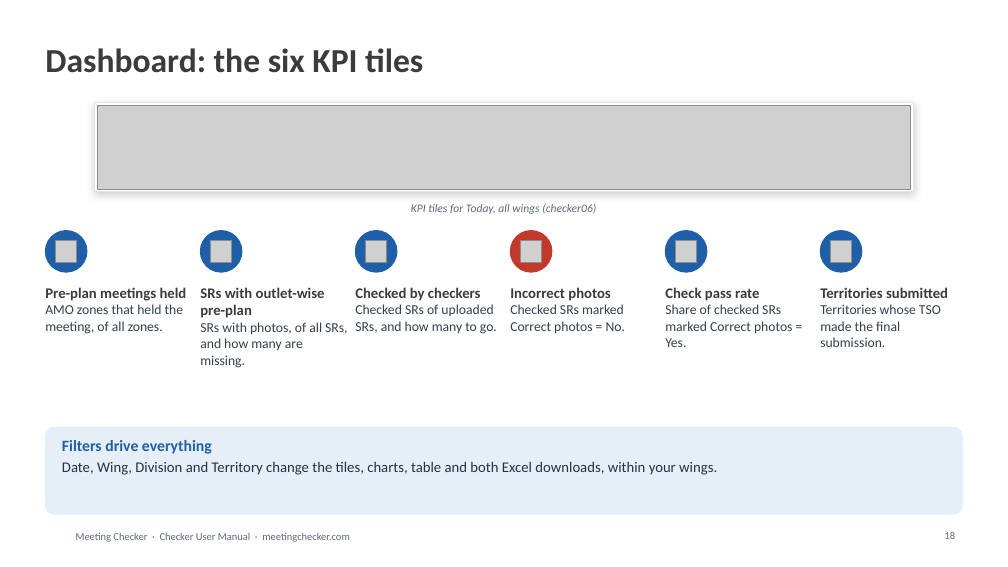
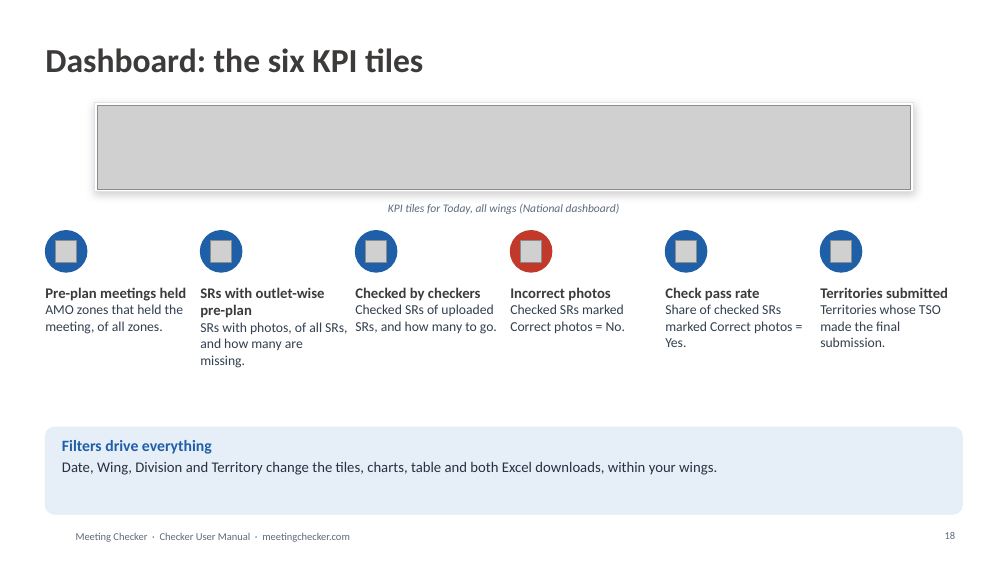
Before and after one commit to asefameerador96-ctrl/Meeting-Checker, a slide deck: slide 18 of docs/user-manuals/Meeting_Checker_Checker_User_Manual.pptx. Drawn at 1008x567 pixels with LibreOffice and Linux fonts; fonts in the diff are those of the drawing; grey boxes stand for pictures; background and template pictures are left out. Boxes give left, top, right and bottom in pixels: in the first picture for what was removed or moved away, otherwise in the second. Text is boxed around its words. In the diff, an @@ line names an element or a change of style, - is before the commit and + after.

```diff
--- a/docs/user-manuals/Meeting_Checker_Checker_User_Manual.pptx
+++ b/docs/user-manuals/Meeting_Checker_Checker_User_Manual.pptx
@@ text at (x1=388, y1=204, x2=620, y2=214): text changed @@
-KPI tiles for Today, all wings (checker06)
+KPI tiles for Today, all wings (National dashboard)
```
Also in this commit, not shown: 1 other slide changed.
